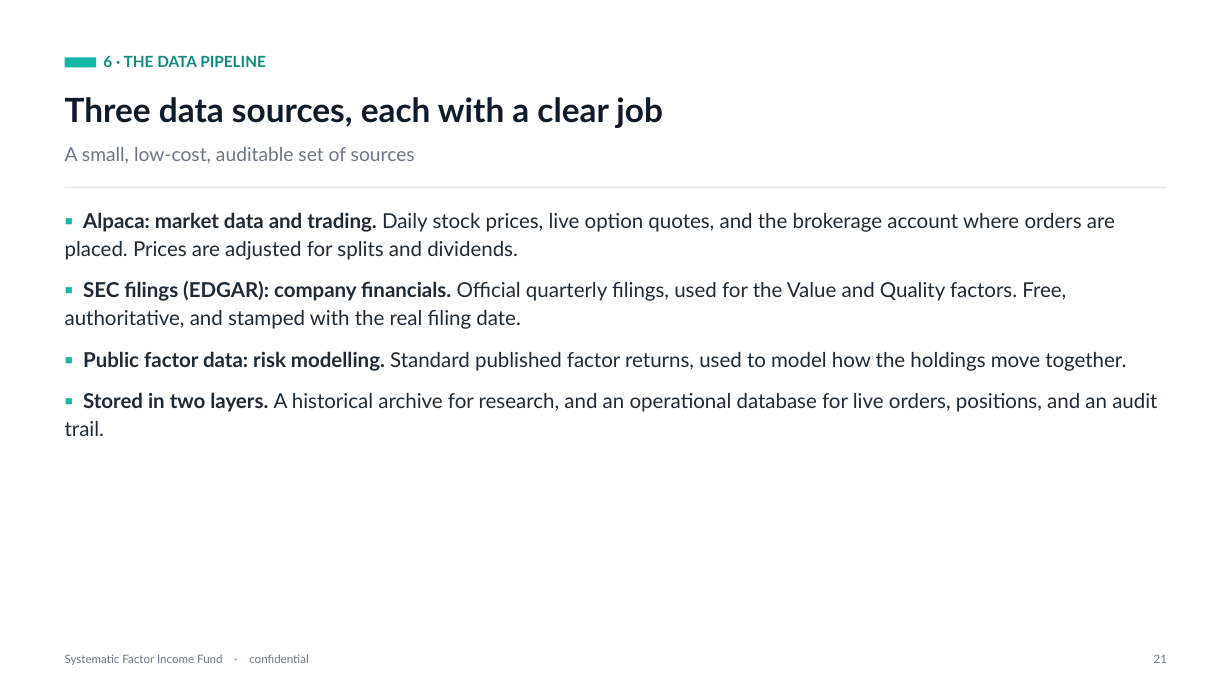
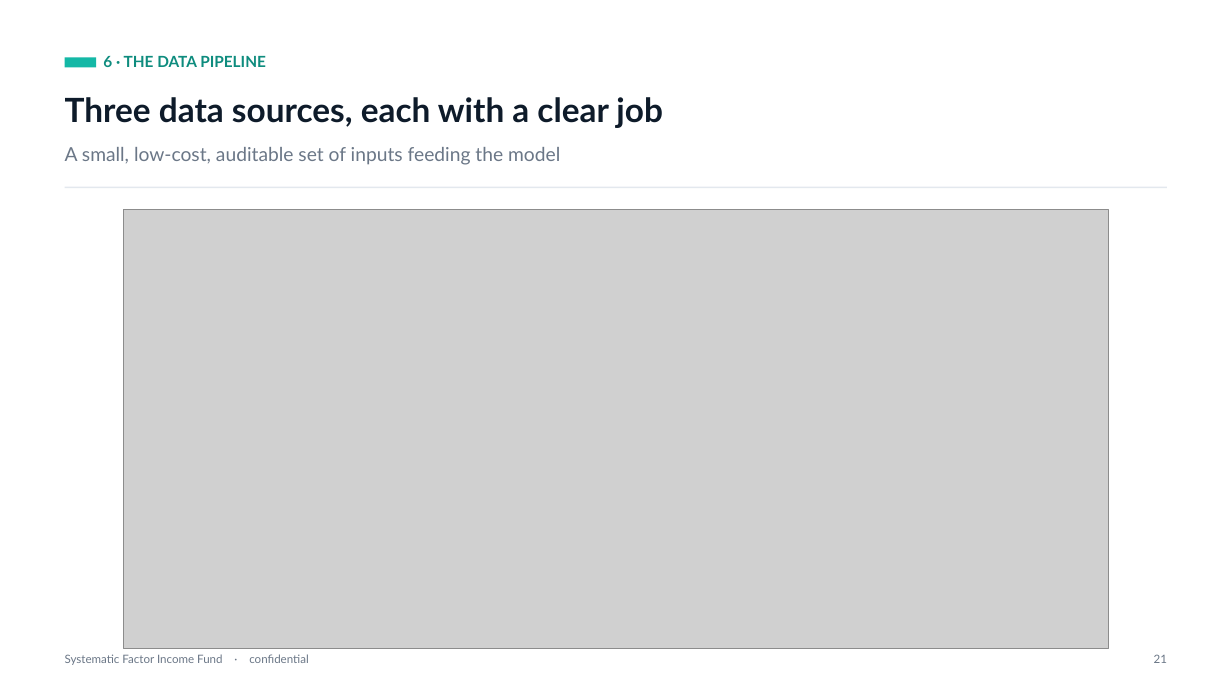
Before and after one commit to diegogomezpy/Portfolio_Algo_Trader, a slide deck: slide 28 of presentation/Systematic-Factor-Income-Fund.pptx. Drawn at 1232x693 pixels with LibreOffice and Linux fonts; fonts in the diff are those of the drawing; grey boxes stand for pictures. Boxes give left, top, right and bottom in pixels: in the first picture for what was removed or moved away, otherwise in the second. Text is boxed around its words. In the diff, an @@ line names an element or a change of style, - is before the commit and + after.

```diff
--- a/presentation/Systematic-Factor-Income-Fund.pptx
+++ b/presentation/Systematic-Factor-Income-Fund.pptx
@@ text at (65, 147, 560, 165): text changed @@
-A small, low-cost, auditable set of sources
+A small, low-cost, auditable set of inputs feeding the model
@@ text removed at (65, 212, 1157, 436) @@
-▪ Alpaca: market data and trading. Daily stock prices, live option quotes, and the brokerage account where orders are placed. Prices are adjusted for splits and dividends.
-▪ SEC filings (EDGAR): company financials. Official quarterly filings, used for the Value and Quality factors. Free, authoritative, and stamped with the real filing date.
-▪ Public factor data: risk modelling. Standard published factor returns, used to model how the holdings move together.
-▪ Stored in two layers. A historical archive for research, and an operational database for live orders, positions, and an audit trail.
@@ picture added at (124, 210, 1109, 649) @@
```
Also in this commit, not shown: 16 other slides changed, 1 slide added, 1 other file.
